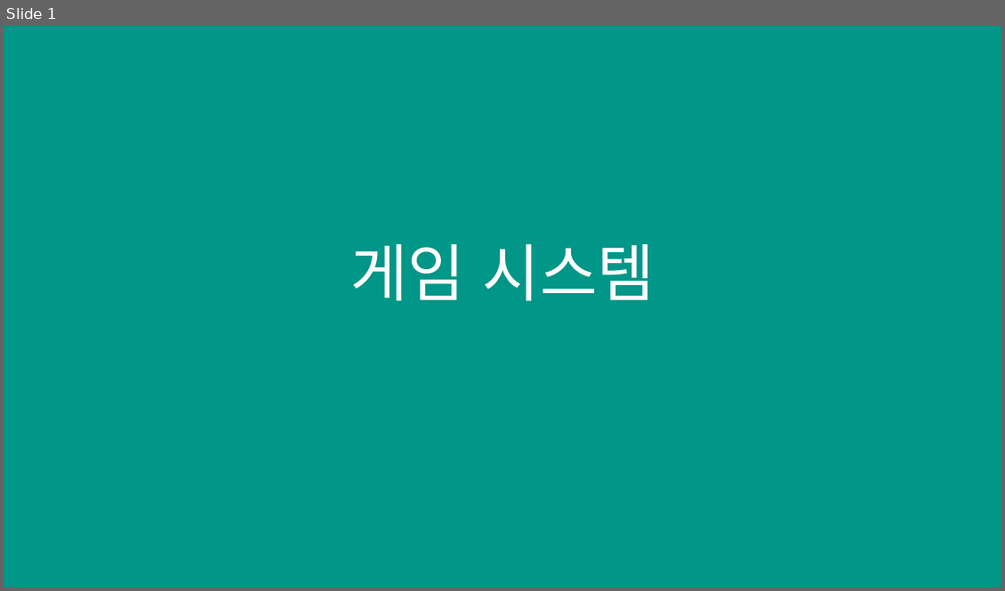
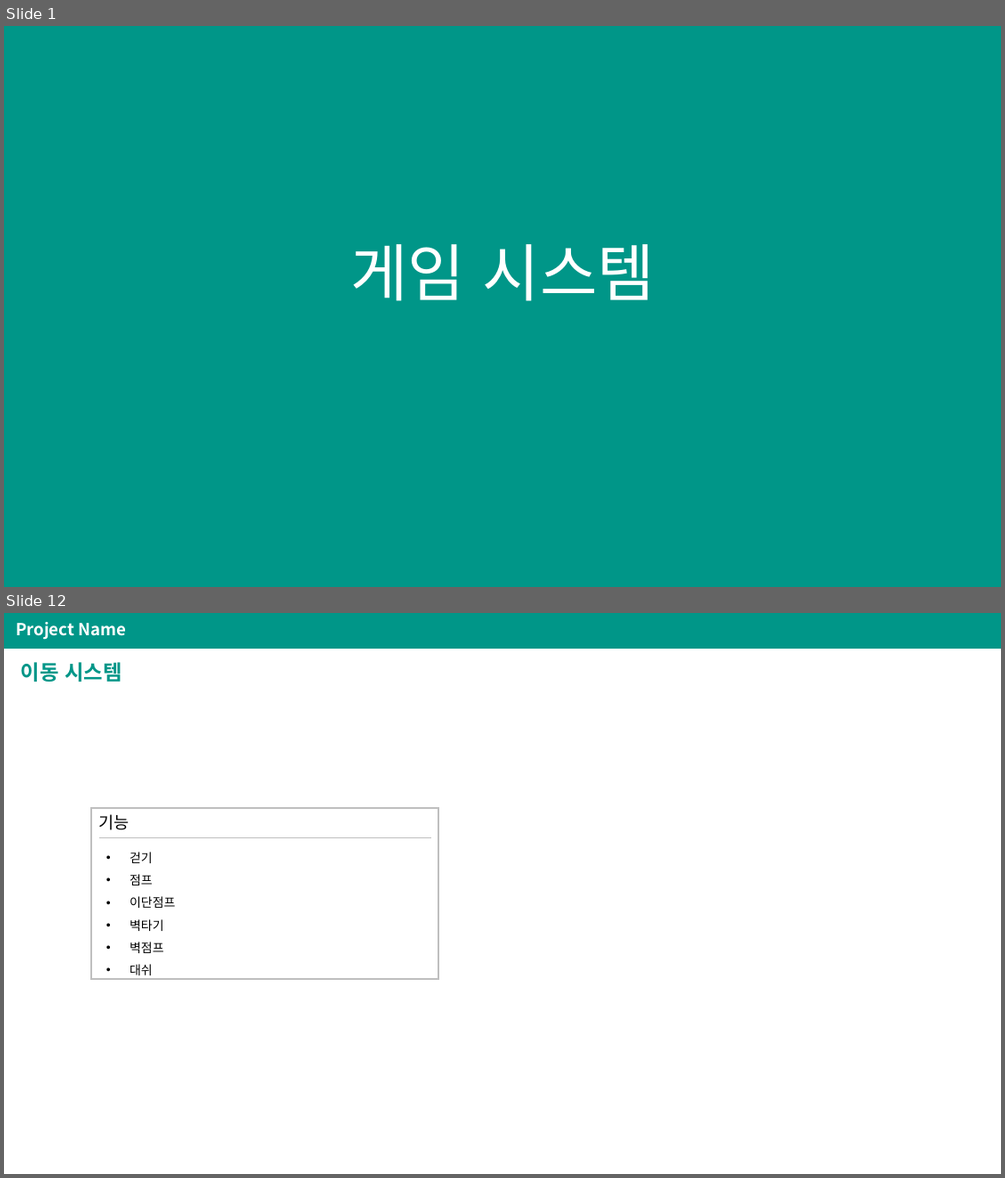
Before and after one commit to PriuS2/TIL, a slide deck: 2020/Project_/[ProjectName]_SystemDesign.pptx. Shown one above the other, each under a label of ours: slide 1 before the commit, slides 1 and 12 after it; the slides between them are not shown. The pictures are 1005x591 and 1005x1178 pixels, drawn with LibreOffice and Linux fonts; fonts in the diff are those of the drawing. Boxes give left, top, right and bottom in pixels: in the first picture for what was removed or moved away, otherwise in the second. Text is boxed around its words. In the diff, an @@ line names an element or a change of style, - is before the commit and + after.

```diff
--- a/2020/Project_/[ProjectName]_SystemDesign.pptx
+++ b/2020/Project_/[ProjectName]_SystemDesign.pptx
@@ slide 12 added at bbox=[4, 613, 1001, 1174], background #FFFFFF; not listed: 1 template element that a slide beside it also shows @@
@@ text added at bbox=[16, 622, 126, 640], 16 pt, text #FFFFFF, bold @@
+Project Name
@@ title added at bbox=[21, 662, 121, 682], 20 pt, text #009688, bold @@
+이동 시스템
@@ group added at bbox=[91, 808, 438, 980]: 2 texts, 1 line, 1 rectangle @@
+기능
+• 걷기
+• 점프
+• 이단점프
+• 벽타기
+• 벽점프
+• 대쉬
```
Also in this commit, not shown: 17 slides changed, 16 other slides added, 7 slides removed, 2 other files.
